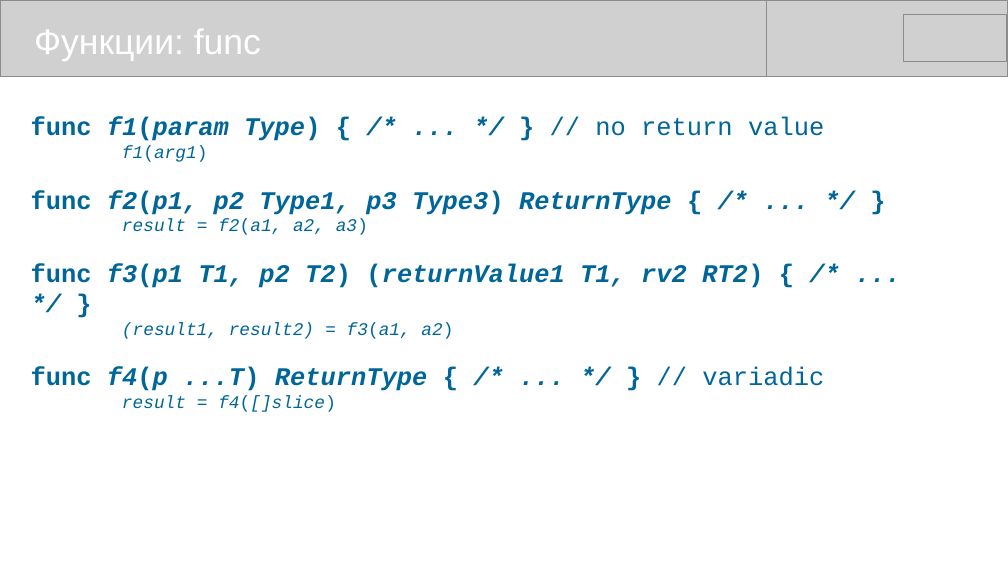
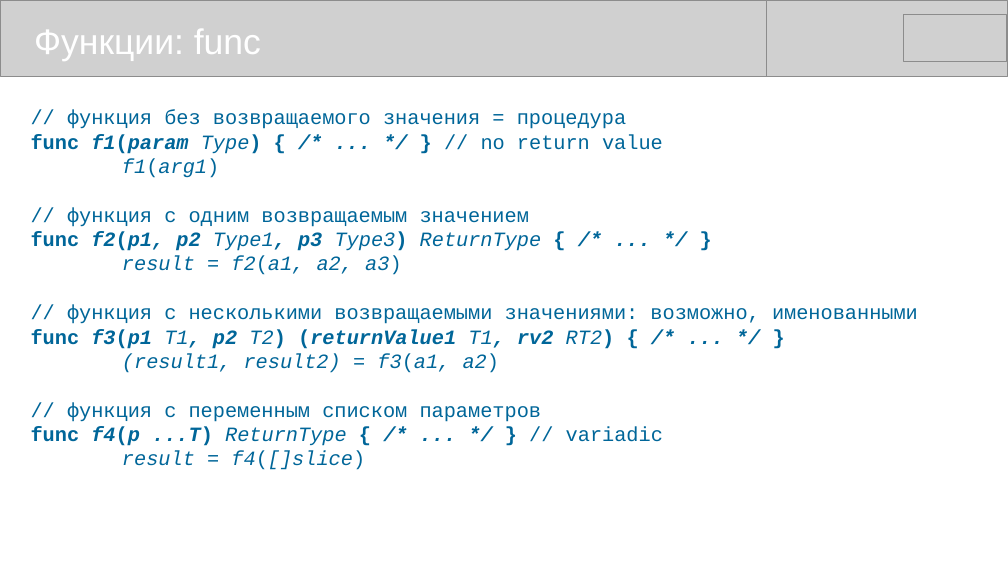
Before and after one commit to mike-shock/Go_language, a slide deck: slide 22 of Go_Review.odp (slide 21 before the commit). Drawn at 1008x567 pixels with LibreOffice and Linux fonts; fonts in the diff are those of the drawing; grey boxes stand for pictures. Boxes give left, top, right and bottom in pixels: in the first picture for what was removed or moved away, otherwise in the second. Text is boxed around its words. In the diff, an @@ line names an element or a change of style, - is before the commit and + after.

```diff
--- a/Go_Review.odp
+++ b/Go_Review.odp
@@ text at <box>67,110,626,129</box>: paragraph added @@
+// функция без возвращаемого значения = процедура
@@ text at <box>31,134,663,470</box>: size 20 to 16 pt in "func f1(param Type) { /* ... */ ...", "func f2(p1, p2 Type1, p3 Type3) ReturnType ...", "func f3(p1 T1, p2 T2) (returnValue1 T1, ...", "func f4(p ...T) ReturnType { /* ... ..."; bold off in "Type)", "Type1, Type3) ReturnType", "T1, T2) T1, RT2)", "ReturnType"; size 14 to 16 pt in "f1(arg1)", "result = f2(a1, a2, a3)", "(result1, result2) = f3(a1, a2)", "result = f4([]slice)" @@
@@ text at <box>67,207,529,227</box>: paragraph added @@
+// функция с одним возвращаемым значением
@@ text at <box>67,305,918,324</box>: paragraph added @@
+// функция с несколькими возвращаемыми значениями: возможно, именованными
@@ text at <box>67,402,542,422</box>: paragraph added @@
+// функция с переменным списком параметров
```
Also in this commit, not shown: 9 other slides changed, 1 slide added, 1 other file.
